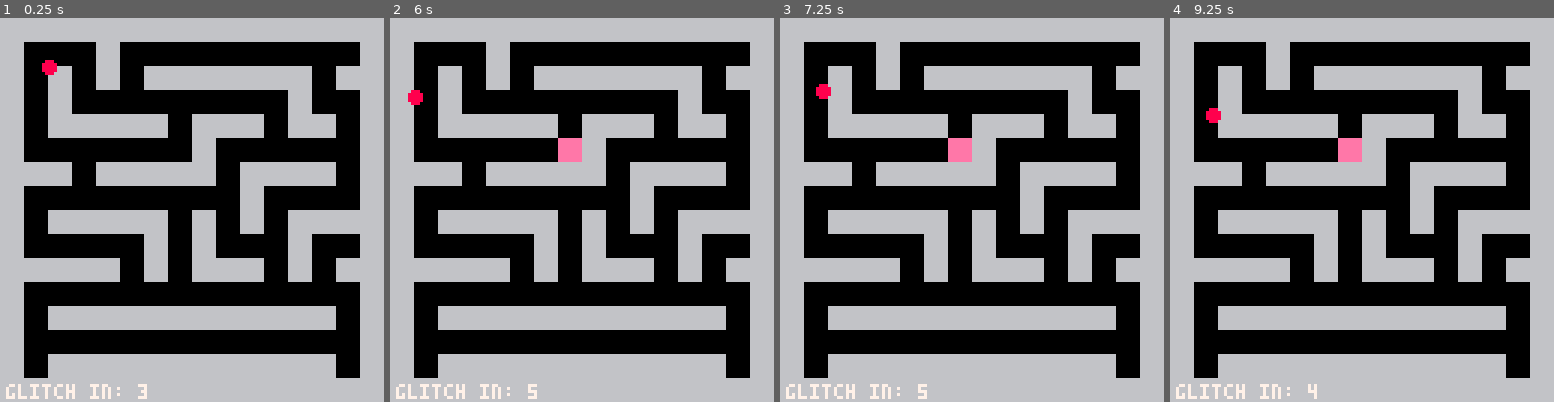
Above: before the commit, frames 1-4 (left to right).
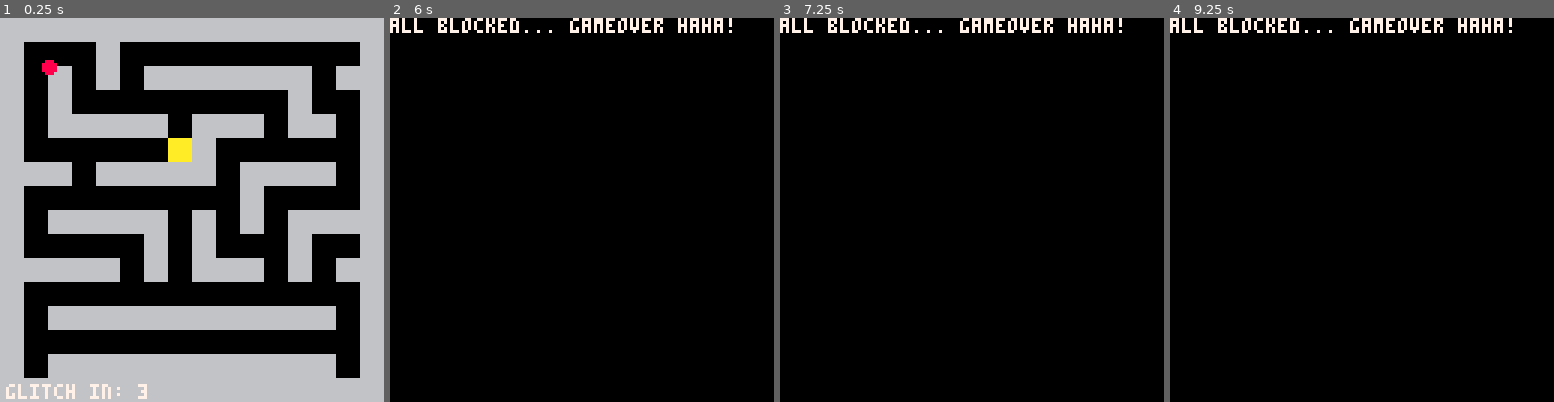
Above: after the commit, the same moments.

Repository: getJv/novice_summer_jam
Game: PICO-8 cartridge s_broken.p8
Two runs of this game, one before a commit and one after it. Both use one fixed random seed, a clock stepped at 60 frames per second and the inputs below.
Inputs:
- Up to frame 1 (0.25 s): no input
- Up to frame 2 (6 s): hold Right 1.6-2.1 s; hold Up 2.15-2.42 s; hold Right 2.47-3.03 s; hold Left 3.08-3.58 s; hold Down 3.63-3.97 s; hold Right 4.02-4.68 s; hold Up 4.73-5.03 s; hold Left 5.08-5.68 s; hold Down from 5.73 s (still down)
- Up to frame 3 (7.25 s): release Down at 6.03 s; hold Right 6.08-6.58 s; hold Right 6.63-7.13 s; hold Up from 7.18 s (still down)
- Up to frame 4 (9.25 s): release Up at 7.45 s; hold Right 7.5-8.07 s; hold Left 8.12-8.62 s; hold Down 8.67-9 s; hold Right from 9.05 s (still down)

The runs differ from the first frame. In frame 1, 0.4% of the frame differs, in the area x 43-50%, y 31-38%; in frame 2, 56%; in frame 3, 56%, in the area x 0-100%, y 0-100%; in frame 4, 56%.

Commit message:
feature: Add a key as a fame object

Diff:
--- a/handler_glitch.lua
+++ b/handler_glitch.lua
@@ -24,7 +24,8 @@
 function trigger_random_glitch()
 
     -- 1: controls_inverted
-    -- 2: TODO: resist wall added
+    -- 2: add a breakable wall
+    -- 3: TODO: move the key position hahaha!
     local glitch_type = flr(rnd(2)) + 1
 
     if glitch_type == 1 then --
@@ -33,12 +34,12 @@
         glitch_timer = 180
     elseif glitch_type == 2 then
         -- execute a new glitch
-        replace_path_with_something()
+        add_breakable_wall()
         glitch_timer = 120 + rnd(180)
     end
 end
 
-function replace_path_with_something()
+function get_free_path_spot()
     local path_positions = {}
 
     -- find all pos with 0
@@ -52,16 +53,25 @@
 
     -- if none do nothing
     if #path_positions == 0 then
+        return nil
+    end
+
+    -- get an random empty pos
+    local random_index_pos = flr(rnd(#path_positions)) + 1
+    return path_positions[random_index_pos]
+end
+
+function add_breakable_wall()
+
+    local pos = get_free_path_spot()
+
+    -- Game over, no more blocks player is stuck TODO: create gameover scene
+    if #pos == 0 then
         cls()
         print('all blocked... gameover haha!')
         stop()
     end
 
-    -- get an random empty pos
-    local random_index_pos = flr(rnd(#path_positions)) + 1
-    local pos = path_positions[random_index_pos]
-
-    maze[pos.y][pos.x] = 2 --
-
+    maze[pos.y][pos.x] = obj_type.breakable_wall
 
 end
--- a/handler_maze.lua
+++ b/handler_maze.lua
@@ -3,9 +3,10 @@
 cell_size = 8  -- this is the cell, in this case 8x8 pixels
 -- the idea is:  1's will be wall and 0's will be path
 obj_type = {
-    path = 0,
-    wall = 1,
-    breakable_wall = 2
+    path = 0, -- empty/black
+    wall = 1, -- grey
+    breakable_wall = 2, -- pink
+    key = 3 -- yellow
 }
 
 test_maze = {
@@ -43,6 +44,9 @@
             elseif maze[y][x] == obj_type.breakable_wall then -- wall condition, im using 14 as pink color
                 rectfill(screen_x, screen_y, screen_x + cell_size - 1, screen_y + cell_size - 1, 14)
 
+            elseif maze[y][x] == obj_type.key then -- wall condition, im using 10 as pink color
+                rectfill(screen_x, screen_y, screen_x + cell_size - 1, screen_y + cell_size - 1, 10)
+
             -- path condition, im using 0 as black color
             else
                 rectfill(screen_x, screen_y, screen_x + cell_size - 1, screen_y + cell_size - 1, 0)
@@ -50,3 +54,8 @@
         end
     end
 end
+
+function add_key()
+    local pos = get_free_path_spot()
+    maze[pos.y][pos.x] = obj_type.key
+end
--- a/main_scene.lua
+++ b/main_scene.lua
@@ -9,8 +9,9 @@
     -- Set initial pos for the player
     player.x = 16
     player.y = 16
-    -- Load the maze format, using test until i code the auto generation... problably the most broken part
+    -- Load the maze format, using test until i code the auto generation... probably the most broken part
     maze = test_maze
+    add_key()
 end
 
 function main_scene_update()
